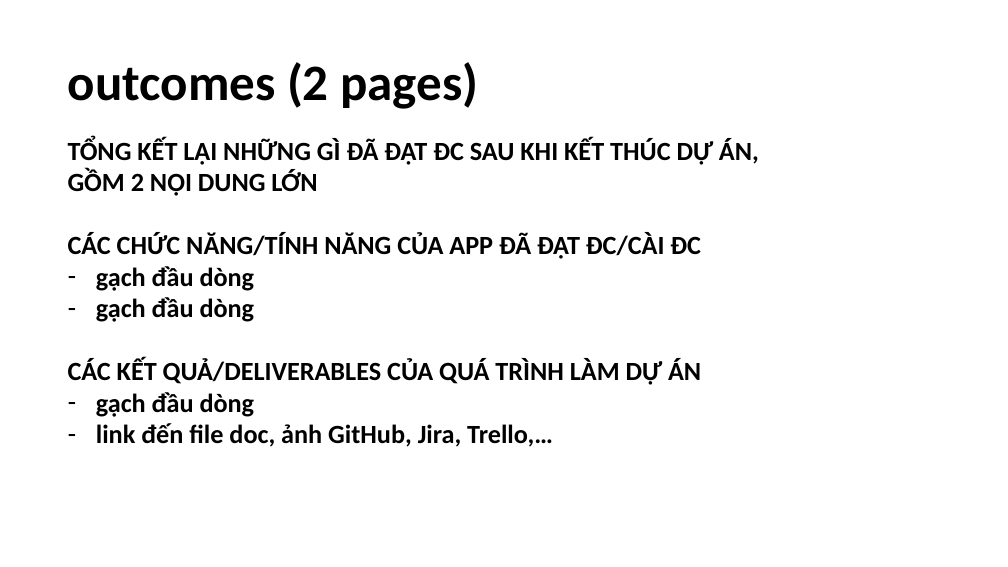
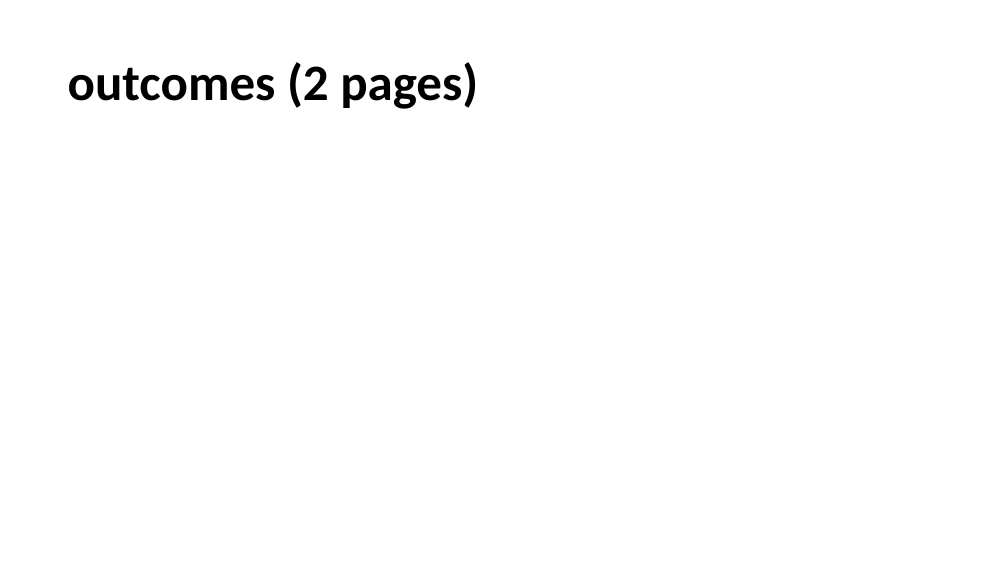
Before and after one commit to doit-now/software-development-project, a slide deck: slide 10 of document/SWP Presentation.pptx (slide 9 before the commit). Drawn at 1008x567 pixels with LibreOffice and Linux fonts; fonts in the diff are those of the drawing. Boxes give left, top, right and bottom in pixels: in the first picture for what was removed or moved away, otherwise in the second. Text is boxed around its words. In the diff, an @@ line names an element or a change of style, - is before the commit and + after.

```diff
--- a/document/SWP Presentation.pptx
+++ b/document/SWP Presentation.pptx
@@ text removed at [68, 138, 759, 447] @@
-TỔNG KẾT LẠI NHỮNG GÌ ĐÃ ĐẠT ĐC SAU KHI KẾT THÚC DỰ ÁN,
-GỒM 2 NỘI DUNG LỚN
-CÁC CHỨC NĂNG/TÍNH NĂNG CỦA APP ĐÃ ĐẠT ĐC/CÀI ĐC
-– gạch đầu dòng
-– gạch đầu dòng
-CÁC KẾT QUẢ/DELIVERABLES CỦA QUÁ TRÌNH LÀM DỰ ÁN
-– gạch đầu dòng
-– link đến file doc, ảnh GitHub, Jira, Trello,…
```
Also in this commit, not shown: 4 other slides changed, 2 slides added, 1 slide removed, 4 other files.
